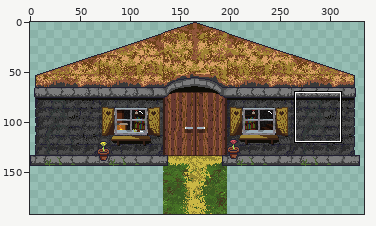
Two states of a sprite sheet, Art/CharSprites/housebig.png. The picture above shows the old version from afar; the outline marks the close-up.
Close-up. First the earlier version:
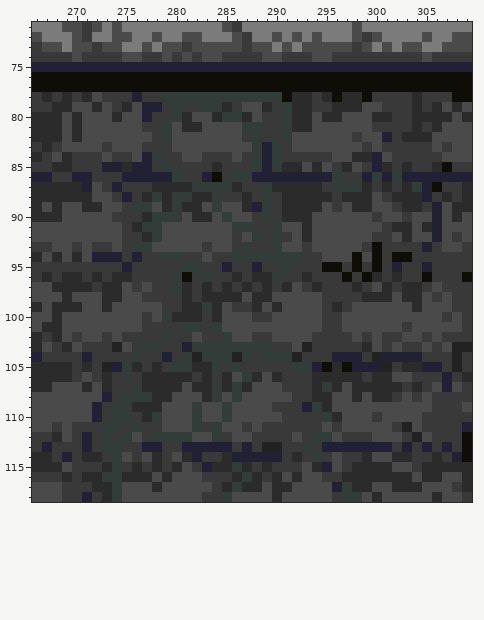
The file is 384x192 pixels. Colours within 5 levels of each other are drawn and written as one. Shown: x 266..309, y 71..118. The wide view leaves out empty margins.
Now the later version:
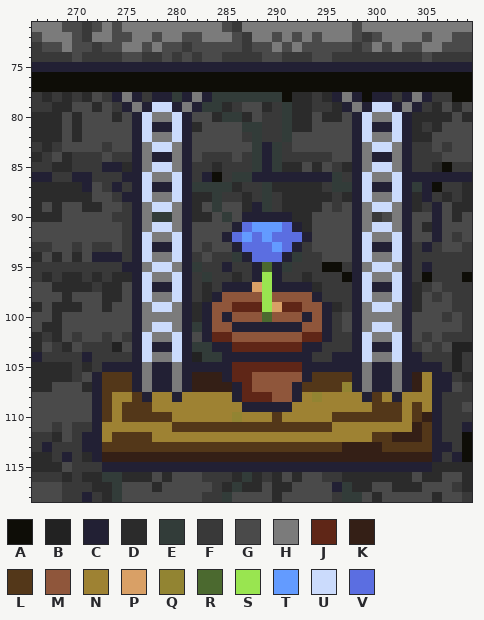
Palette (. is transparent): A #0e0d07  B #222222  C #222034  D #2b2b2b  E #323c39  F #393939  G #4a4a4a  H #7b7b7b  J #5f2617  K #341f16  L #533719  M #8f563b  N #9e8233  P #d9a066  Q #928432  R #4b692f  S #99e550  T #639bff  U #cbdbfc  V #5b6ee1
Difference:
y 78: x 274..275 FF -> CH; x 278..279 FE -> CC; x 281..283 EEE -> CHC; x 296..298 ADD -> CHC; x 300..301 FF -> CC; x 303..305 FDF -> CHC
y 79: x 275..276 DG -> CH; x 278..282 CFEFF -> UUCHC; x 297..304 DDGGFFFD -> CHCUUCHC
y 80: x 276..281 GCFFED -> CUHHUC; x 298..303 GGDDFF -> CUHHUC
y 81: x 276..281 GFFEGD -> CUCCUC; x 298..303 GGFFFF -> CUCCUC
y 82: x 276..281 GGFEGG -> CUHHUC; x 298..303 FGGCFD -> CUHHUC
y 83: x 276..281 GFFFGG -> CHUUHC; x 298..303 GFGFFF -> CHUUHC
y 84: x 276..281 GCEFFG -> CHCCHC; x 298..299 DD -> CH; x 301..303 GFF -> CHC
y 85: x 277..281 CFEFF -> HUUHC; x 298..303 GFCDFD -> CHUUHC
y 86: x 277..281 CCCEF -> UHHUC; x 298..302 FCECE -> CUHHU
y 87: x 276..281 FFDDDD -> CUCCUC; x 298..303 EDFDFD -> CUCCUC
y 88: x 276..281 FDEDEE -> CUHHUC; x 298..303 DDGFDD -> CUHHUC
y 89: x 276..281 EEGDED -> CHUUHC; x 298..303 DDGGFD -> CHUUHC
y 90: x 276..277 FD -> CH; x 280..281 EG -> HC; x 287..291 GFEFD -> CCCCC; x 298..299 GG -> CH; x 302..303 GF -> HC
y 91: x 276..281 DEEGGG -> CHUUHC; x 286..292 EEFFEGG -> CVTTTVC; x 298..303 GGGFDD -> CHUUHC
y 92: x 276..281 FDEGGG -> CUHHUC; x 285..293 GFGEFEFGD -> CVTVTVVVC; x 298..303 GGFFGD -> CUHHUC
y 93: x 276..281 EEGGGG -> CUCCUC; x 286..292 FEFFEGG -> CVVVTVC; x 298..303 GFAFFF -> CUCCUC
y 94: x 277..281 FFEEF -> UHHUC; x 287..291 EEEEE -> CVVVC; x 298..303 AGAFAA -> CUHHUC
y 95: x 276..281 FFFFFE -> CHUUHC; x 289..290 FF -> RC; x 298..303 AFAFCF -> CHUUHC
y 96: x 276..281 FFFFEA -> CUHHUC; x 288..290 DDE -> CSC; x 298..303 FADFDF -> CUHHUC
y 97: x 276..281 FGFFED -> CUCCUC; x 285..293 DFDFDFDGF -> CCCPSCCCC; x 298..303 DFGDFD -> CUCCUC
y 98: x 276..281 GFFFFD -> CUHHUC; x 284..294 DDDGDDGGGGG -> CMMMMSMMMMC; x 298..303 FDDDGD -> CUHHUC
y 99: x 276..281 GGGFFD -> CHUUHC; x 283..295 EDGFFDGDGGGGF -> CMMJJJSPJJMMC; x 298..303 GGGGGG -> CHUUHC
y 100: x 276..281 GFGEDD -> CHHHHC; x 283..295 FDGGGFFGGGGGF -> CMCMMMRMMMCMC; x 298..303 GGGGGG -> CHHHHC
y 101: x 276..281 GFFFFE -> CHUUHC; x 283..295 FEGGGGGGGGGGF -> CMMCCCCCCCMMC; x 298..303 GGGGGF -> CHUUHC
y 102: x 276..281 FFFEFF -> CUHHUC; x 283..295 FFEGGFFGGGGFF -> CJJMMMMMMMJJC; x 298..303 GFGFFG -> CUHHUC
y 103: x 276..280 FEEFF -> CUCCU; x 284..294 EEEEEEFFGBF -> CCJJJJJJJCC; x 298..303 FDGFGF -> CUCCUC
y 104: x 276..281 EFFCFE -> CUHHUC; x 285..293 EBEFEEEBF -> CCCCCCCCC; x 299..302 FBCC -> UHHU
y 105: x 273 B -> C; x 275..293 EDFDFEEDDEFEFFFFFEE -> CCHCCHCCCCCJJJJJJJC; x 295..297 ADA -> CCC; x 299 C -> H; x 301..304 BFDD -> CHCC
y 106: x 272..306 FDFEFDDDDDFDFDGEDGDFFFDDDDDFDDGGFFF -> CLLLCHCCHCKKKCJJMMMMMCLLLLCHCCHCKNC
y 107: x 272..306 GDFFEDDDDGDDEDEDGGGFFFDEDGDDDDDFDFG -> CLLLCHCCHCKKKKCJMMMMCLLLLQCHCCHCKNC
y 108: x 272..306 GCFEEEDDGGGDEGEGGGGGFFDDGGDGDDFGFGF -> CLNNLCNNCNNNNNCJJJMMCNQNNNNCLNCNNNC
y 109: x 273..306 FEEDDDGGGEGGEGGGGFFFCEDGGGGGGGGGGF -> LNLLLNNNNNNNNNCCCCCNNNNNNNNLLLNLNC
y 110: x 273..306 FEEFDEGGGEGGEGGGGGFFFFEDGGGFGGGGFF -> LNLLLLLNNNNNNQNNNLNNNNNLLLLLLLNLKC
y 111: x 272..306 FEEFEFFGGGEFEGGFGFFFFFFGFGGGGGFBGFF -> CNNNNNNNLLLLLLLLLLLLLLLLNNNNNNNNKLC
y 112: x 272..306 FEFEGFEEEEGGEFGGFFFFGFEEGFFFGGGFBGF -> CNLLLLNNNNNNNNNNNNNNNNNNNNNNLLKKKLC
y 113: x 272..306 FEEFFCCFFCCCCCFCFBBFFEFCCCCCCCFCFCF -> CLLLLLLLLLLLLLLLLLLLLLLLLKKKKLLLLLC
y 114: x 272..306 DFEGFGDFGDCFFDCCCCCFDFEFGFFDGGDDFFD -> CKKKKKKKKKKKKKKKKKKKKKKKKKKKKKKKKKC
y 115: x 273..282 DEFDFDFDGF -> CCCCCCCCCC; x 284..294 DDEDFDFFFGD -> CCCCCCCCCCC; x 296..305 GFDDDDGGFD -> CCCCCCCCCC
